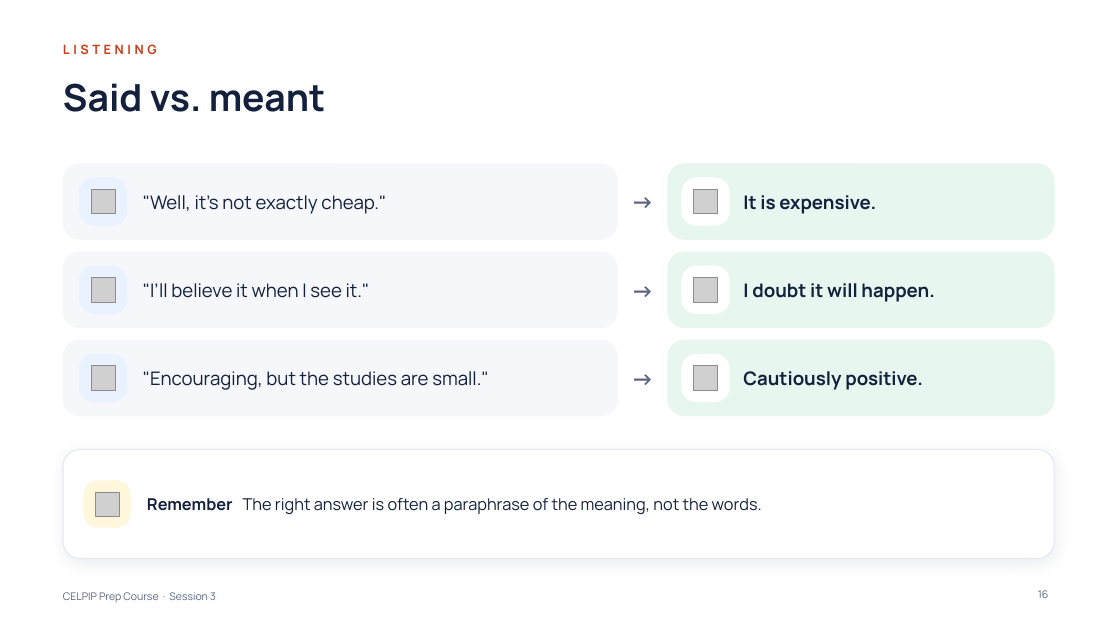
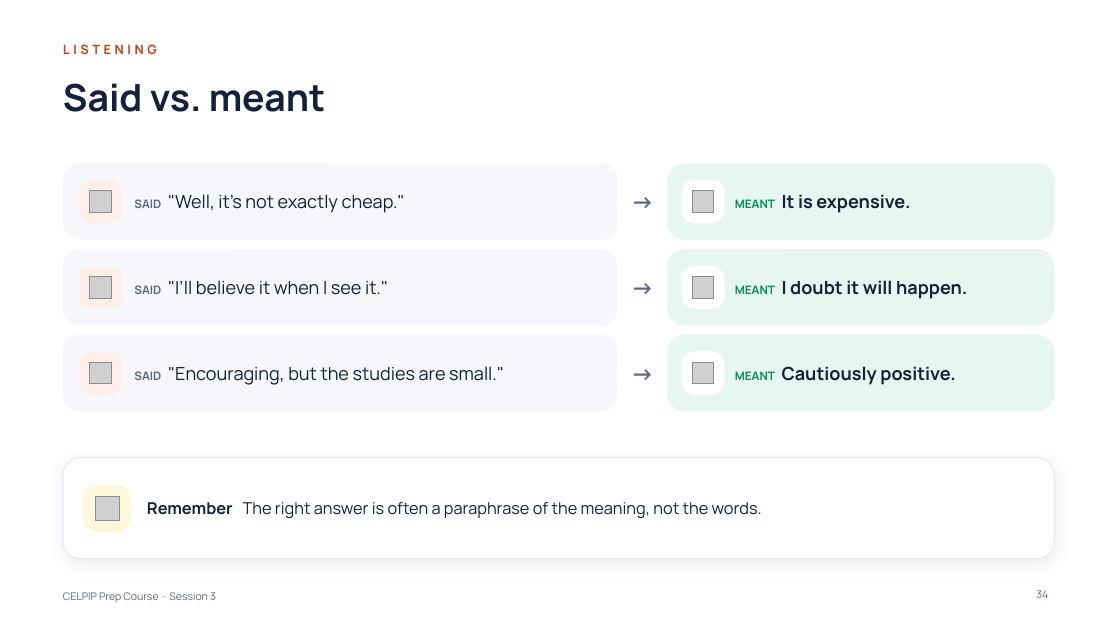
Before and after one commit to learnovateqa/The_English_Academy_CELPIP, a slide deck: slide 34 of decks/session-03.pptx (slide 16 before the commit). Drawn at 1120x630 pixels with LibreOffice and Linux fonts; fonts in the diff are those of the drawing; grey boxes stand for pictures. Boxes give left, top, right and bottom in pixels: in the first picture for what was removed or moved away, otherwise in the second. Text is boxed around its words. In the diff, an @@ line names an element or a change of style, - is before the commit and + after.

```diff
--- a/decks/session-03.pptx
+++ b/decks/session-03.pptx
@@ rounded rectangle: place and size @@
-rounded rectangle at bbox=[80, 178, 127, 225]
+rounded rectangle at bbox=[80, 181, 122, 223]
@@ text at bbox=[134, 194, 405, 213]: text changed; size 16 to 15.5 pt @@
-"Well, it’s not exactly cheap."
+SAID "Well, it’s not exactly cheap."
@@ rounded rectangle: place and size @@
-rounded rectangle at bbox=[682, 178, 729, 225]
+rounded rectangle at bbox=[682, 181, 724, 223]
@@ text at bbox=[735, 194, 910, 213]: text changed; size 16 to 15.5 pt @@
-It is expensive.
+MEANT It is expensive.
@@ rounded rectangle: place and size @@
-rounded rectangle at bbox=[80, 266, 127, 313]
+rounded rectangle at bbox=[80, 266, 122, 308]
@@ rounded rectangle: place and size @@
-rounded rectangle at bbox=[682, 266, 729, 313]
+rounded rectangle at bbox=[682, 266, 724, 308]
@@ 3 pictures: place and size @@
-3 pictures at bbox=[91, 189, 718, 302]
+3 pictures at bbox=[90, 191, 714, 298]
@@ text at bbox=[134, 280, 388, 295]: text changed; size 16 to 15.5 pt @@
-"I’ll believe it when I see it."
+SAID "I’ll believe it when I see it."
@@ text at bbox=[735, 280, 967, 299]: text changed; size 16 to 15.5 pt @@
-I doubt it will happen.
+MEANT I doubt it will happen.
@@ fill #EAF2FF to #FFEFEA; outline #EAF2FF 1 pt to #FFEFEA 1 pt in 3 elements at bbox=[80, 181, 122, 223], bbox=[80, 266, 122, 308], bbox=[80, 352, 122, 394] @@
@@ rounded rectangle: place and size @@
-rounded rectangle at bbox=[80, 355, 127, 402]
+rounded rectangle at bbox=[80, 352, 122, 394]
@@ rounded rectangle: place and size @@
-rounded rectangle at bbox=[682, 355, 729, 402]
+rounded rectangle at bbox=[682, 352, 724, 394]
@@ 2 pictures, 2 rounded rectangles, 1 text: place and size @@
-2 pictures, 2 rounded rectangles, 1 text at bbox=[63, 340, 1054, 416]
+2 pictures, 2 rounded rectangles, 1 text at bbox=[63, 335, 1054, 411]
@@ text at bbox=[134, 366, 504, 385]: text changed; size 16 to 15.5 pt @@
-"Encouraging, but the studies are small."
+SAID "Encouraging, but the studies are small."
@@ text at bbox=[735, 366, 955, 385]: text changed; size 16 to 15.5 pt @@
-Cautiously positive.
+MEANT Cautiously positive.
@@ rounded rectangle: place and size @@
-rounded rectangle at bbox=[63, 450, 1054, 559]
+rounded rectangle at bbox=[63, 458, 1054, 559]
@@ rounded rectangle at bbox=[63, 458, 1054, 559]: proportions changed @@
@@ text "Remember The right answer is ...": place and size @@
-text "Remember The right answer is ..." at bbox=[147, 498, 762, 514]
+text "Remember The right answer is ..." at bbox=[147, 502, 762, 518]
@@ rounded rectangle: place and size @@
-rounded rectangle at bbox=[84, 481, 130, 527]
+rounded rectangle at bbox=[84, 486, 130, 532]
@@ picture: place and size @@
-picture at bbox=[95, 492, 119, 517]
+picture at bbox=[95, 497, 119, 521]
@@ page number at bbox=[1036, 590, 1048, 598]: text changed @@
-16
+34
```
Also in this commit, not shown: 10 other slides changed, 19 slides added, 15 other files.
